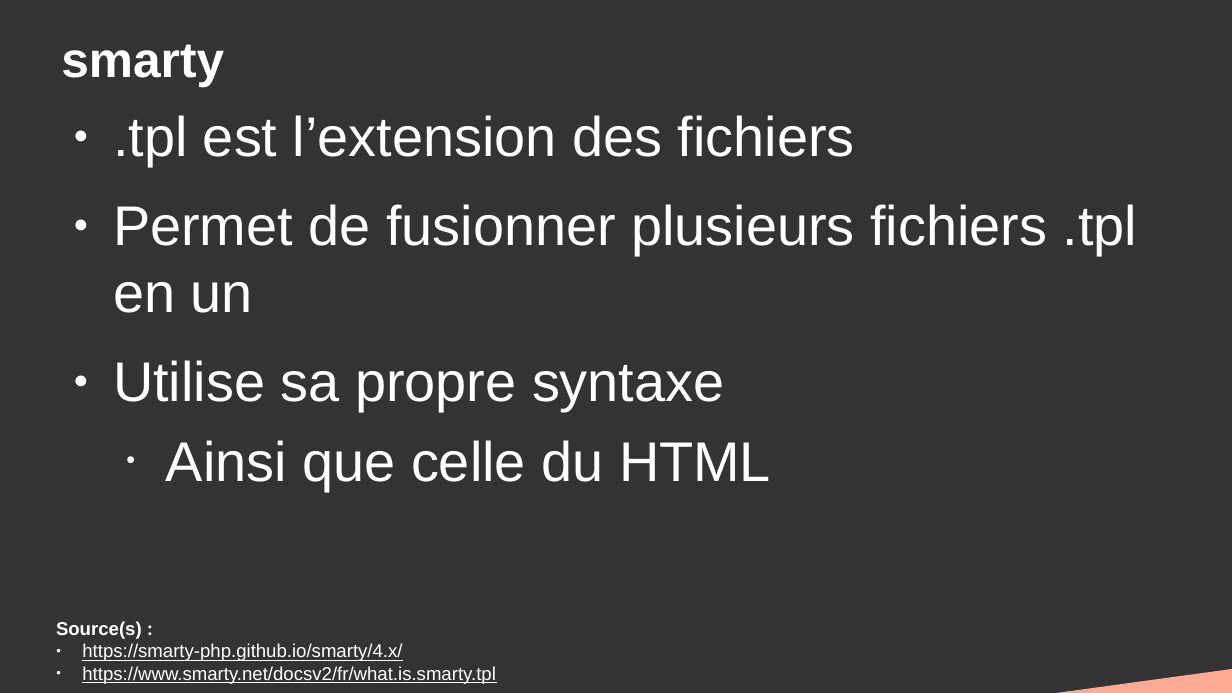
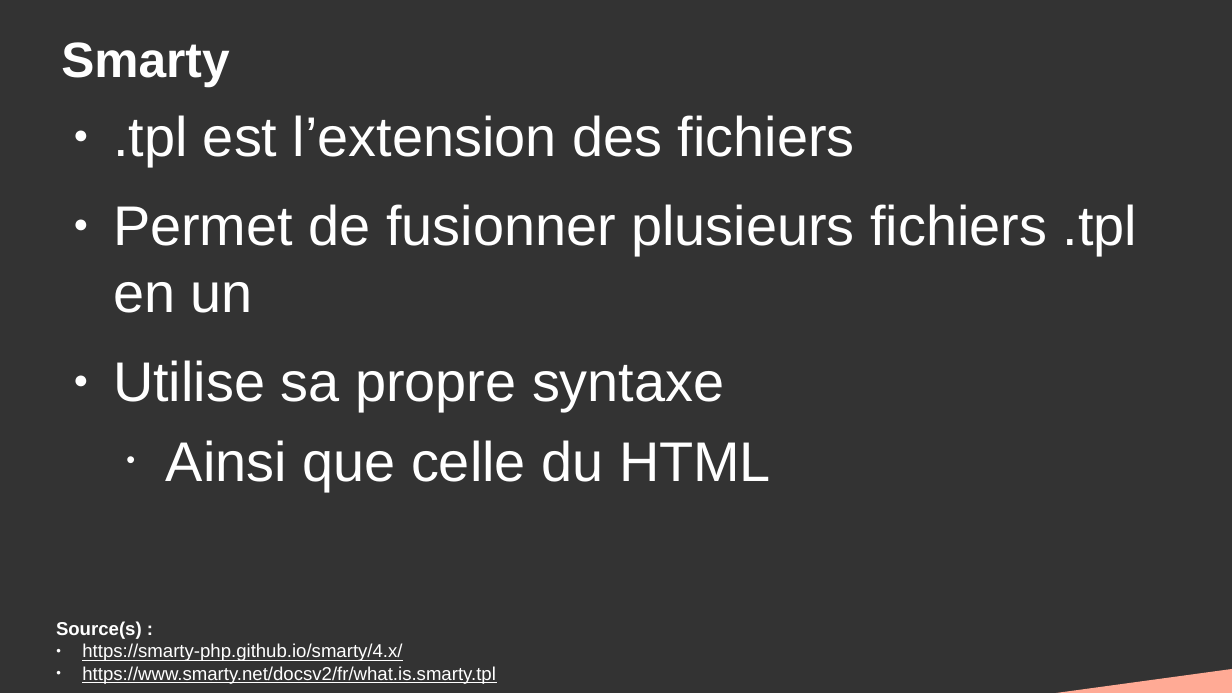
Before and after one commit to DanYellow/cours, a slide deck: slide 14 of gestion-de-contenus-spécialisee-s4/travaux-pratiques/numero-1/presentation.odp (slide 12 before the commit). Drawn at 1232x693 pixels with LibreOffice and Linux fonts; fonts in the diff are those of the drawing. Boxes give left, top, right and bottom in pixels: in the first picture for what was removed or moved away, otherwise in the second. Text is boxed around its words. In the diff, an @@ line names an element or a change of style, - is before the commit and + after.

```diff
--- a/gestion-de-contenus-spécialisee-s4/travaux-pratiques/numero-1/presentation.odp
+++ b/gestion-de-contenus-spécialisee-s4/travaux-pratiques/numero-1/presentation.odp
@@ title at (61,42,229,86): text changed @@
-smarty
+Smarty
```
Also in this commit, not shown: 5 other slides changed, 6 slides added, 1 slide removed, 7 other files.
